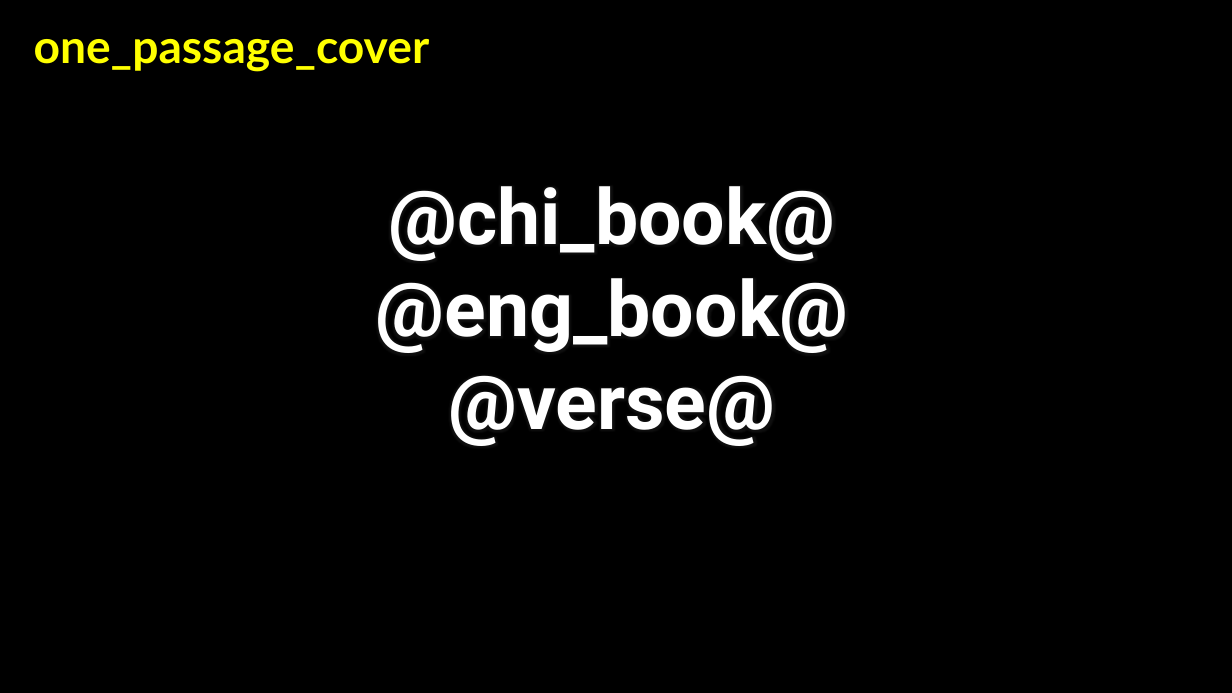
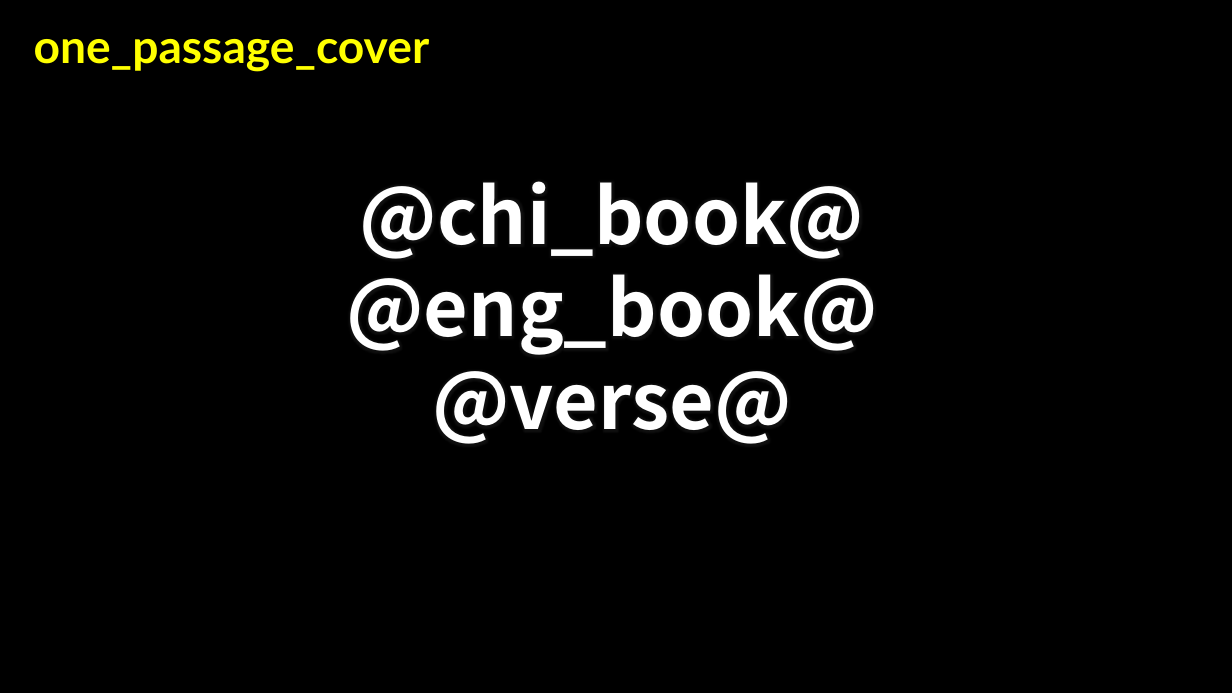
Before and after one commit to DrakonDarquesse/bvpg, a slide deck: slide 1 of api/template/passage_template.pptx. Drawn at 1232x693 pixels with LibreOffice and Linux fonts; fonts in the diff are those of the drawing. Boxes give left, top, right and bottom in pixels: in the first picture for what was removed or moved away, otherwise in the second. Text is boxed around its words. In the diff, an @@ line names an element or a change of style, - is before the commit and + after.

Commit message:
fix(template): update slide font

```diff
--- a/api/template/passage_template.pptx
+++ b/api/template/passage_template.pptx
@@ text "@chi_book@" at [346, 181, 877, 444]: font Roboto to Noto Sans CJK SC @@
```
Also in this commit, not shown: 1 other file.
